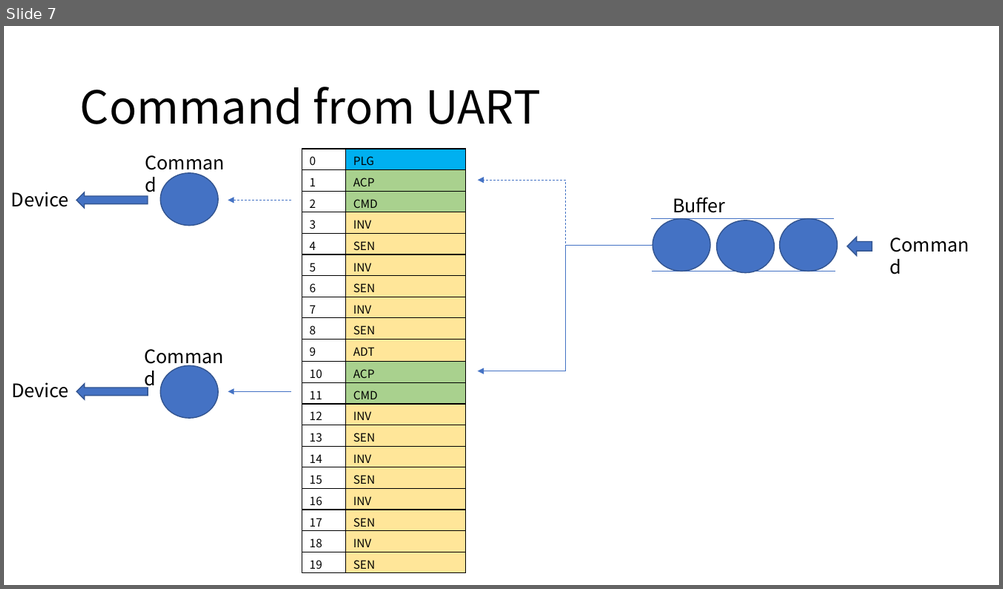
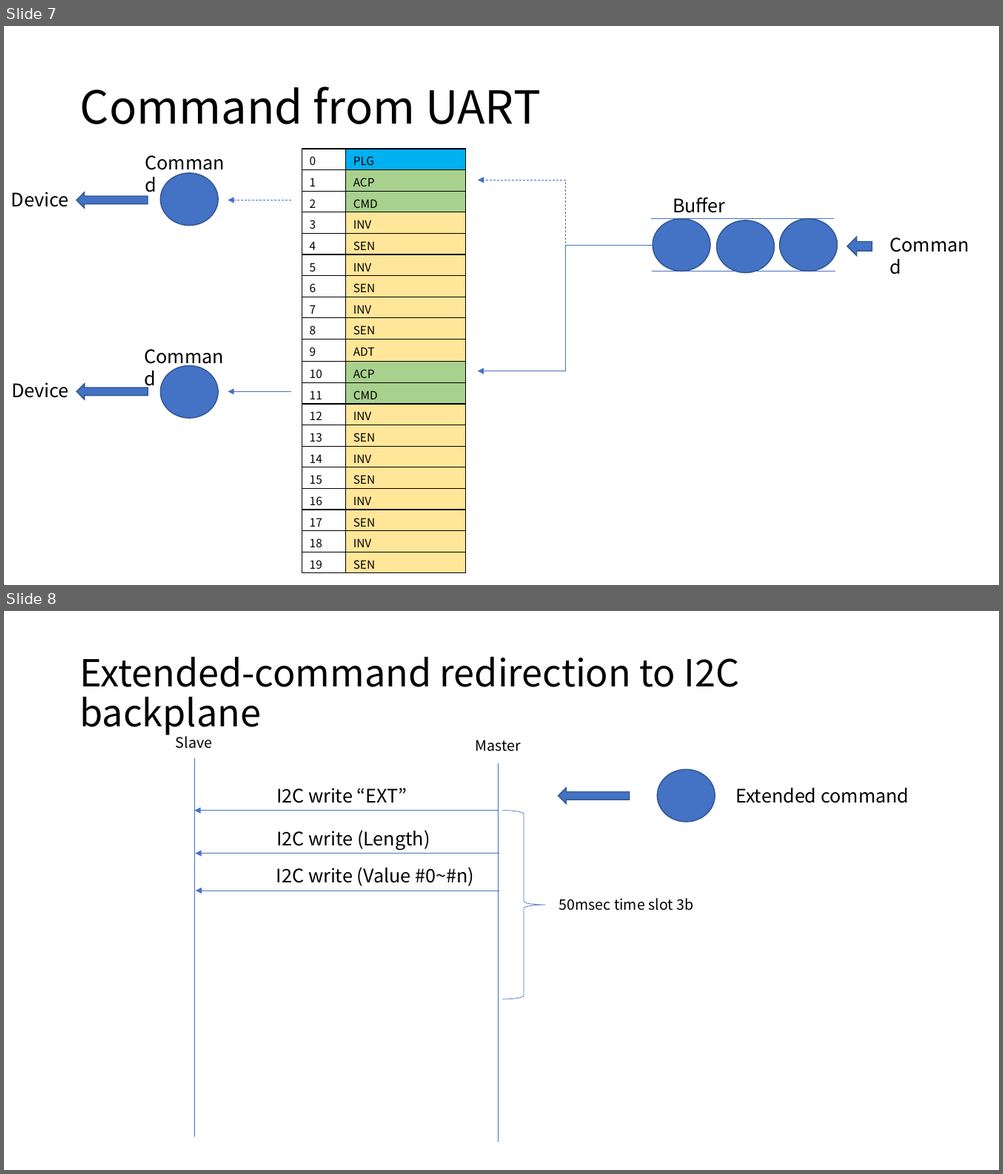
Before and after one commit to araobp/sensor-network, a slide deck: doc/I2C_BACKPLANE_SPEC.pptx. Shown one above the other, each under a label of ours: slide 7 before the commit, slides 7 and 8 after it. The pictures are 1003x589 and 1003x1174 pixels, drawn with LibreOffice and Linux fonts; fonts in the diff are those of the drawing. Boxes give left, top, right and bottom in pixels: in the first picture for what was removed or moved away, otherwise in the second. Text is boxed around its words. In the diff, an @@ line names an element or a change of style, - is before the commit and + after.

```diff
--- a/doc/I2C_BACKPLANE_SPEC.pptx
+++ b/doc/I2C_BACKPLANE_SPEC.pptx
@@ slide 8 added at [4, 611, 999, 1170], background #FFFFFF @@
@@ title added at [79, 657, 740, 735], 36 pt, text #000000 @@
+Extended-command redirection to I2C backplane
@@ text added at [176, 736, 212, 749], 14 pt, text #000000 @@
+Slave
@@ text added at [475, 740, 520, 752], 14 pt, text #000000 @@
+Master
@@ line added from (194, 759) to (194, 1137), #4472C4 0.5 pt @@
@@ line added from (498, 763) to (498, 1142), #4472C4 0.5 pt @@
@@ text added at [276, 788, 407, 803], 18 pt, text #000000 @@
+I2C write “EXT”
@@ left arrow added at [558, 788, 629, 803], fill #4472C4, outline #325491 1 pt @@
@@ ellipse added at [657, 769, 714, 821], fill #4472C4, outline #325491 1 pt @@
@@ text added at [735, 788, 908, 803], 18 pt, text #000000 @@
+Extended command
@@ right brace added at [503, 810, 545, 999], outline #4472C4 0.5 pt @@
@@ arrow added from (498, 811) to (194, 811), #4472C4 0.5 pt @@
@@ text added at [276, 830, 430, 850], 18 pt, text #000000 @@
+I2C write (Length)
@@ arrow added from (498, 854) to (195, 854), #4472C4 0.5 pt @@
@@ text added at [276, 867, 474, 886], 18 pt, text #000000 @@
+I2C write (Value #0~#n)
@@ arrow added from (499, 891) to (196, 891), #4472C4 0.5 pt @@
@@ text added at [559, 898, 693, 911], 14 pt, text #000000 @@
+50msec time slot 3b
```
Also in this commit, not shown: 10 other files.
